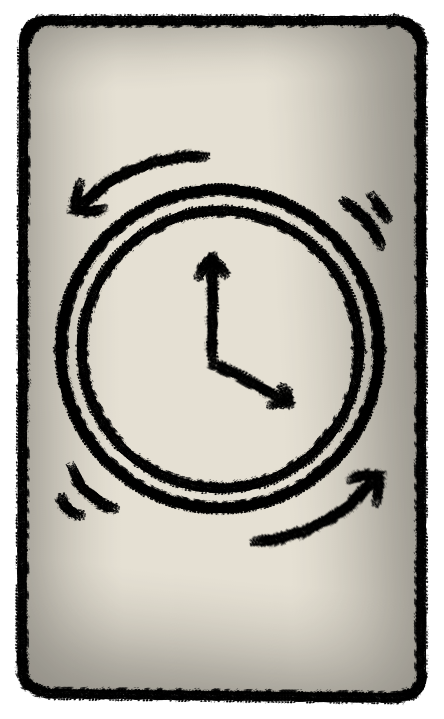
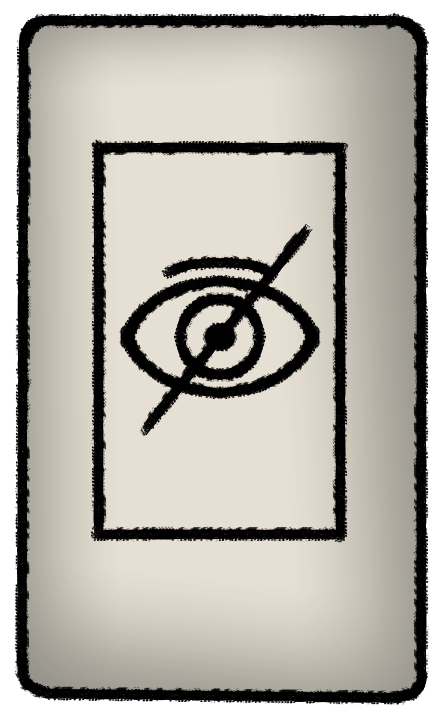
Layers edited between the first and the second (444, 719) image:
added group "Carta Oculta" with 1 layers above "Maquina do tempo" over [64, 139, 384, 550]
added layer "Pintar camada 3" in group "Carta Oculta" over [64, 139, 384, 550]
hid group "Maquina do tempo" (2 layers) over [52, 139, 394, 550]
painted on "desenho" (1st of 5, in "Maquina do tempo") over [52, 139, 394, 550]
painted on "preto" over [52, 139, 394, 550]
painted on "Background" over [52, 139, 394, 550]
hid "branco", painted on it over [52, 139, 394, 550]
